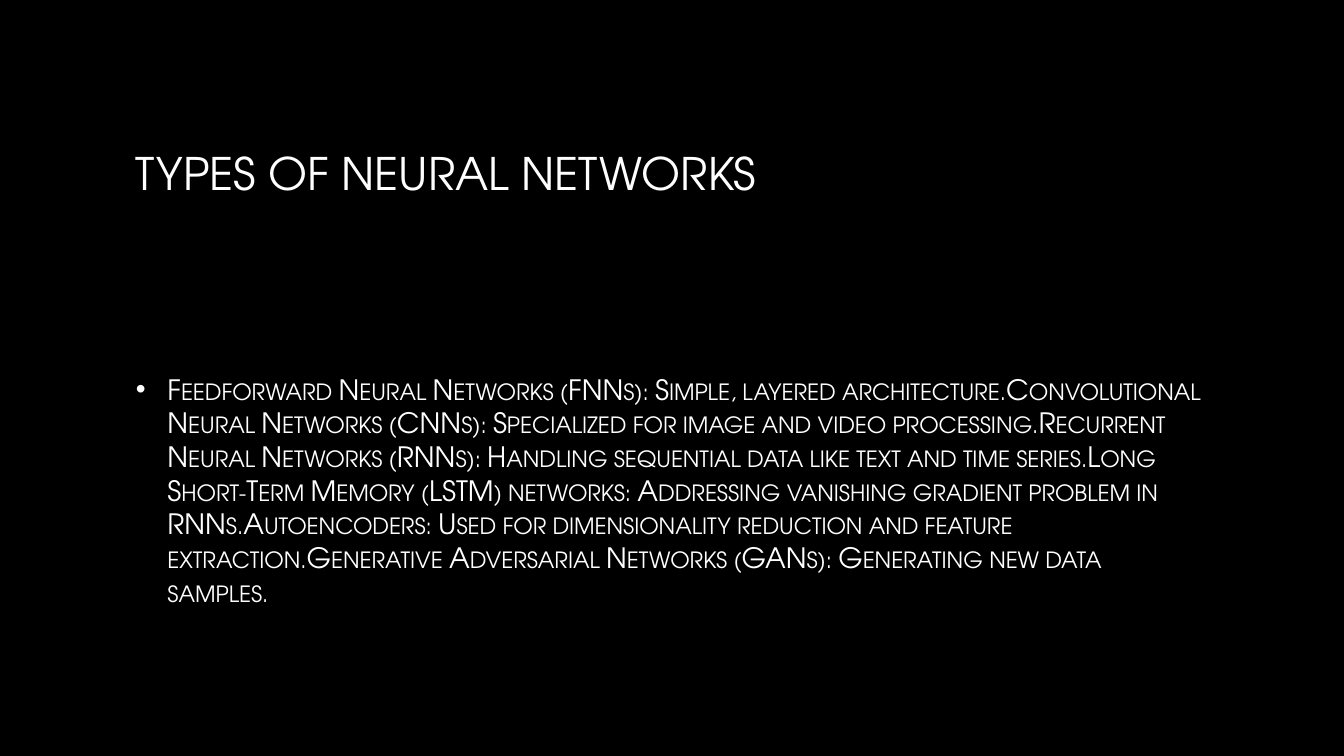
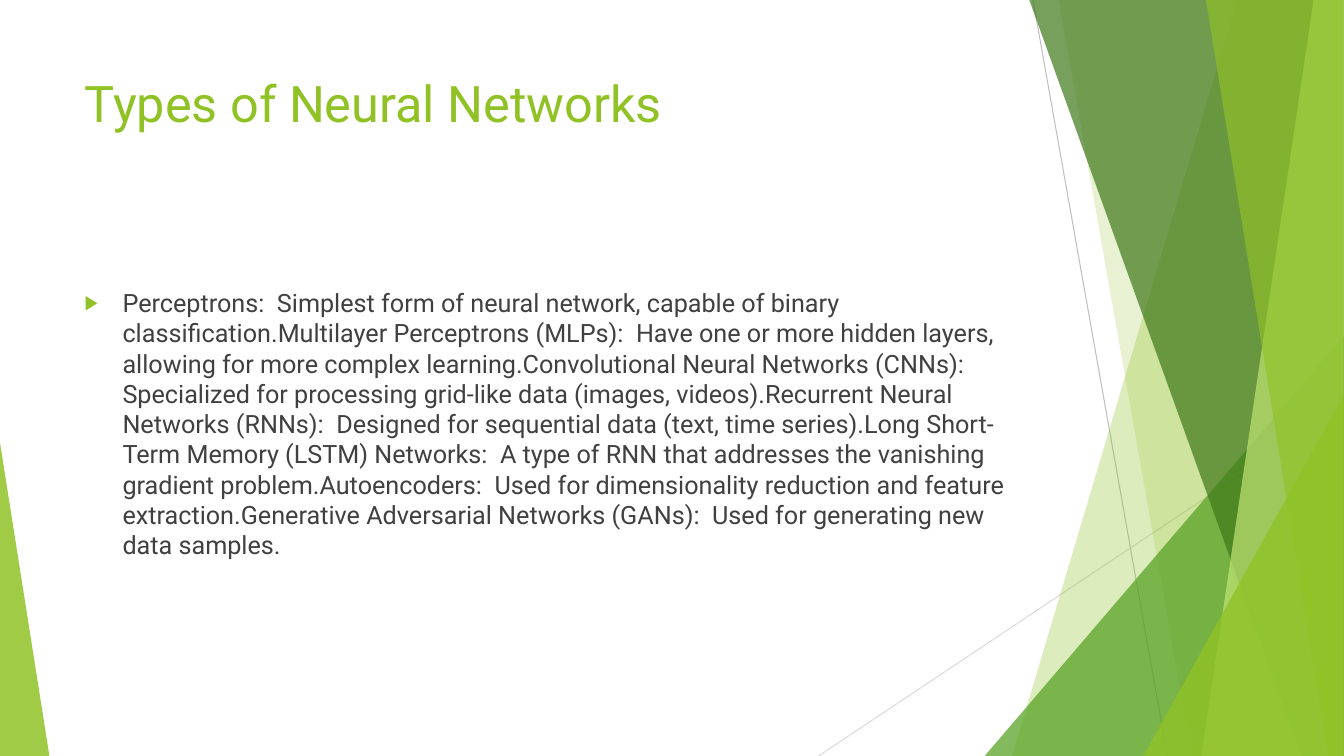
Before and after one commit to AdityaB-11/Pdf_to_presentation_GenAI, a slide deck: slide 7 of output/topic_neural_networks.pptx (slide 6 before the commit). Drawn at 1344x756 pixels with LibreOffice and Linux fonts; fonts in the diff are those of the drawing; background and template pictures are left out. Boxes give left, top, right and bottom in pixels: in the first picture for what was removed or moved away, otherwise in the second. Text is boxed around its words. In the diff, an @@ line names an element or a change of style, - is before the commit and + after.

```diff
--- a/output/topic_neural_networks.pptx
+++ b/output/topic_neural_networks.pptx
@@ background picture (left out) to #FFFFFF @@
@@ title "Types of Neural Networks" at [85,83,662,133]: vertical alignment middle to top @@
@@ title at [85,83,662,133]: text changed; size 32 to 36 pt; font TeX Gyre Adventor to Roboto; text colour gradient #FFFFFF to #A6A6A6 to #90C226 @@
-TYPES OF NEURAL NETWORKS
+Types of Neural Networks
@@ text "Perceptrons: Simplest form of neural ..." at [123,293,1004,559]: vertical alignment middle to top @@
@@ text at [123,293,1004,559]: text changed; size 20 to 18 pt; font TeX Gyre Adventor to Roboto; text colour gradient #FFFFFF to #BFBFBF to #404040 @@
-• Feedforward Neural Networks (FNNs): Simple, layered architecture.Convolutional Neural Networks (CNNs): Specialized for image and video processing.Recurrent Neural Networks (RNNs): Handling sequential data like text and time series.Long Short-Term Memory (LSTM) networks: Addressing vanishing gradient problem in RNNs.Autoencoders: Used for dimensionality reduction and feature extraction.Generative Adversarial Networks (GANs): Generating new data samples.
+▶ Perceptrons: Simplest form of neural network, capable of binary classification.Multilayer Perceptrons (MLPs): Have one or more hidden layers, allowing for more complex learning.Convolutional Neural Networks (CNNs): Specialized for processing grid-like data (images, videos).Recurrent Neural Networks (RNNs): Designed for sequential data (text, time series).Long Short-Term Memory (LSTM) Networks: A type of RNN that addresses the vanishing gradient problem.Autoencoders: Used for dimensionality reduction and feature extraction.Generative Adversarial Networks (GANs): Used for generating new data samples.
@@ group added at [0,0,1344,756]: 5 freeform shapes, 3 triangles, 2 lines @@
```
Also in this commit, not shown: 1 other slide changed, 8 slides added, 10 slides removed, 5 other files.
